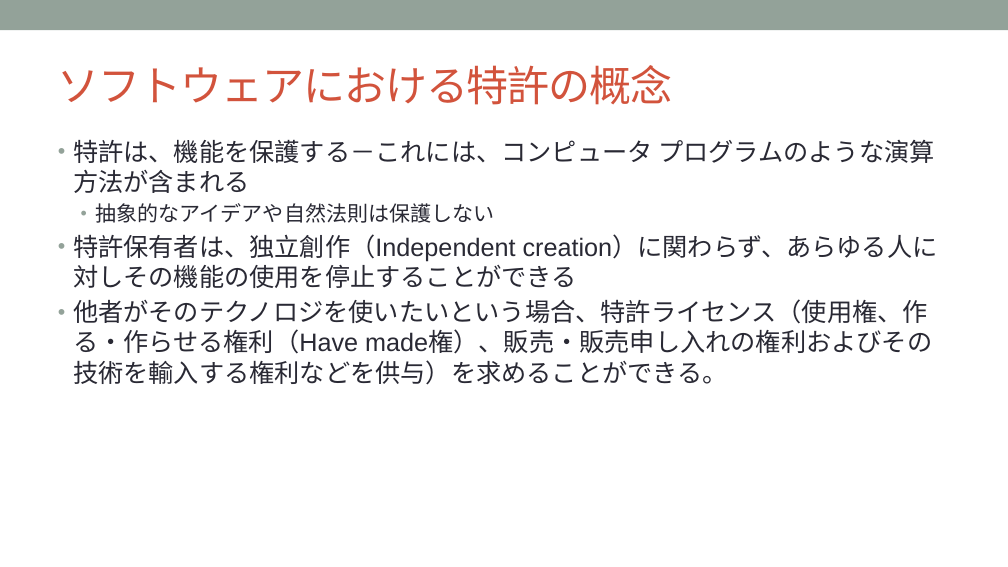
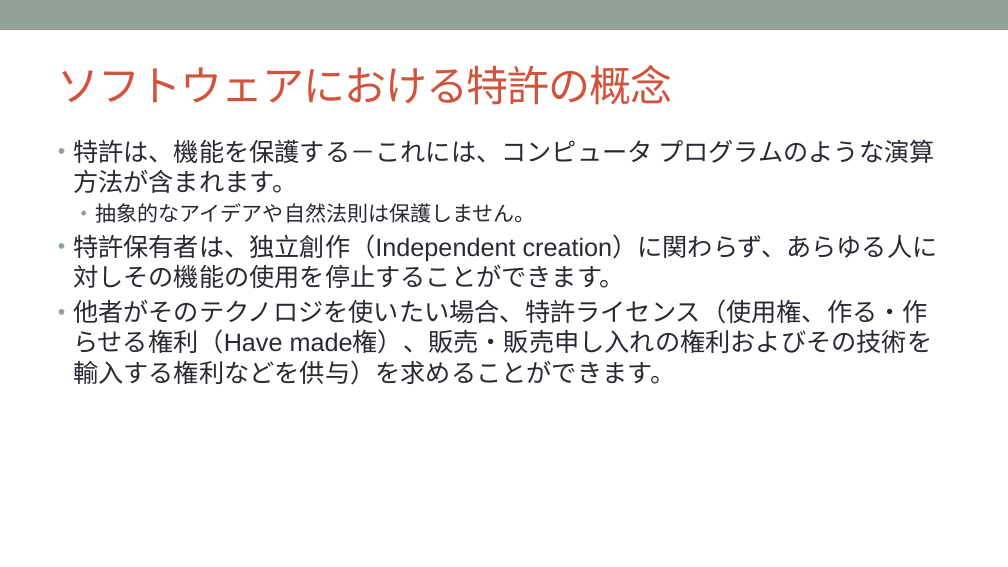
Before and after one commit to OpenChain-Project/Curriculum-Translation-JP, a slide deck: slide 8 of target/openchain-curriculum-release-2.pptx. Drawn at 1008x567 pixels with LibreOffice and Linux fonts; fonts in the diff are those of the drawing; background and template pictures are left out. Boxes give left, top, right and bottom in pixels: in the first picture for what was removed or moved away, otherwise in the second. Text is boxed around its words. In the diff, an @@ line names an element or a change of style, - is before the commit and + after.

```diff
--- a/target/openchain-curriculum-release-2.pptx
+++ b/target/openchain-curriculum-release-2.pptx
@@ text at (x1=73, y1=139, x2=938, y2=385): text changed @@
-• 特許は、機能を保護する－これには、コンピュータ プログラムのような演算方法が含まれる
-  • 抽象的なアイデアや自然法則は保護しない
-• 特許保有者は、独立創作（Independent creation）に関わらず、あらゆる人に対しその機能の使用を停止することができる
-• 他者がそのテクノロジを使いたいという場合、特許ライセンス（使用権、作る・作らせる権利（Have made権）、販売・販売申し入れの権利およびその技術を輸入する権利などを供与）を求めることができる。
+• 特許は、機能を保護する－これには、コンピュータ プログラムのような演算方法が含まれます。
+  • 抽象的なアイデアや自然法則は保護しません。
+• 特許保有者は、独立創作（Independent creation）に関わらず、あらゆる人に対しその機能の使用を停止することができます。
+• 他者がそのテクノロジを使いたい場合、特許ライセンス（使用権、作る・作らせる権利（Have made権）、販売・販売申し入れの権利およびその技術を輸入する権利などを供与）を求めることができます。
```
Also in this commit, not shown: 38 other slides changed, 6 other files.
